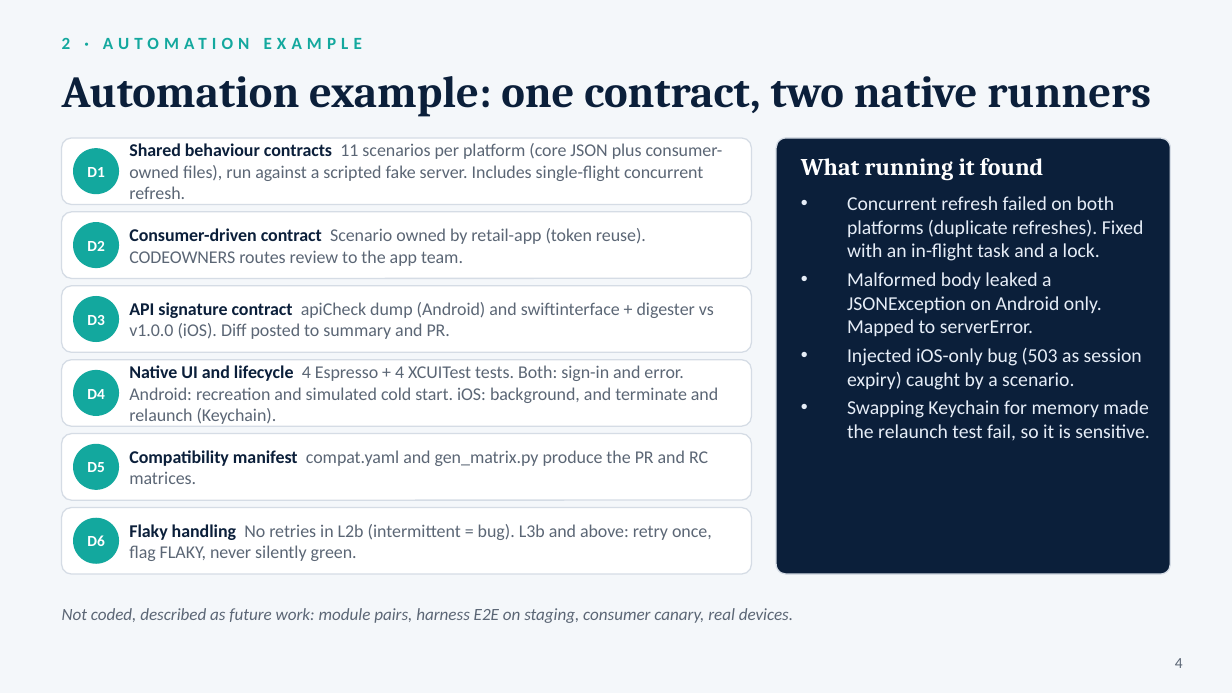
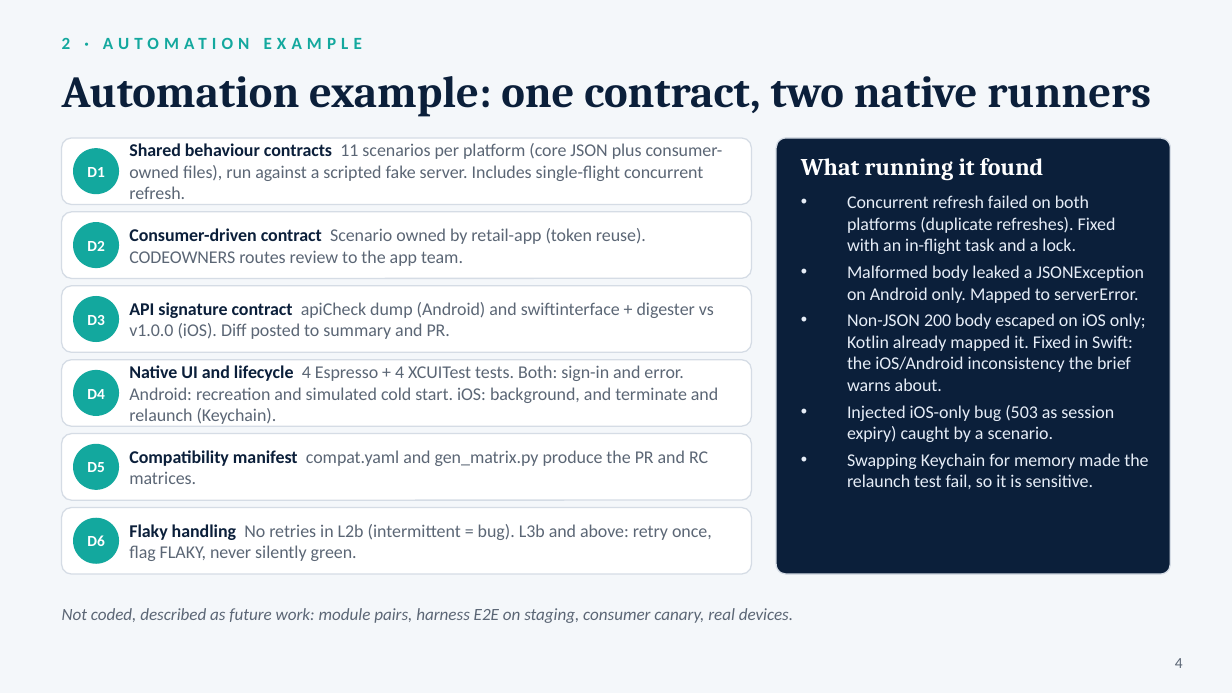
Before and after one commit to ricardorlg/sdk-qa-assignment, a slide deck: slide 4 of deliverables/SDK_QA_Strategy.pptx. Drawn at 1232x693 pixels with LibreOffice and Linux fonts; fonts in the diff are those of the drawing. Boxes give left, top, right and bottom in pixels: in the first picture for what was removed or moved away, otherwise in the second. Text is boxed around its words. In the diff, an @@ line names an element or a change of style, - is before the commit and + after.

```diff
--- a/deliverables/SDK_QA_Strategy.pptx
+++ b/deliverables/SDK_QA_Strategy.pptx
@@ text at box(847, 195, 1148, 489): size 11.5 to 10.5 pt in "Concurrent refresh failed on both platforms (duplicate ...", "Malformed body leaked a JSONException on Android ...", "Injected iOS-only bug (503 as session expiry) ...", "Swapping Keychain for memory made the relaunch ..." @@
@@ text at box(847, 313, 1146, 391): paragraph added @@
+• Non-JSON 200 body escaped on iOS only; Kotlin already mapped it. Fixed in Swift: the iOS/Android inconsistency the brief warns about.
```
Also in this commit, not shown: 1 other slide changed, 1 other file.
